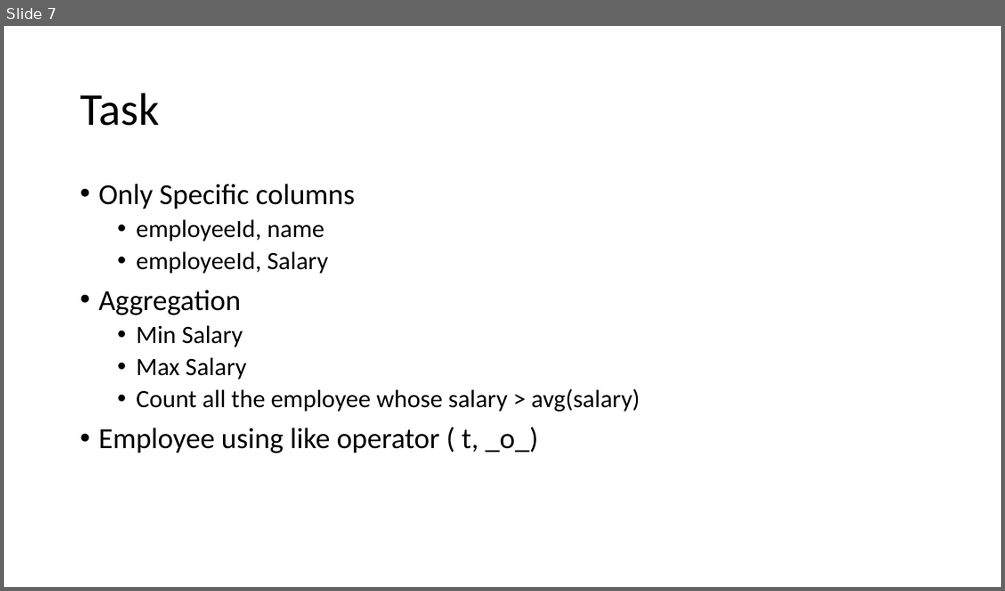
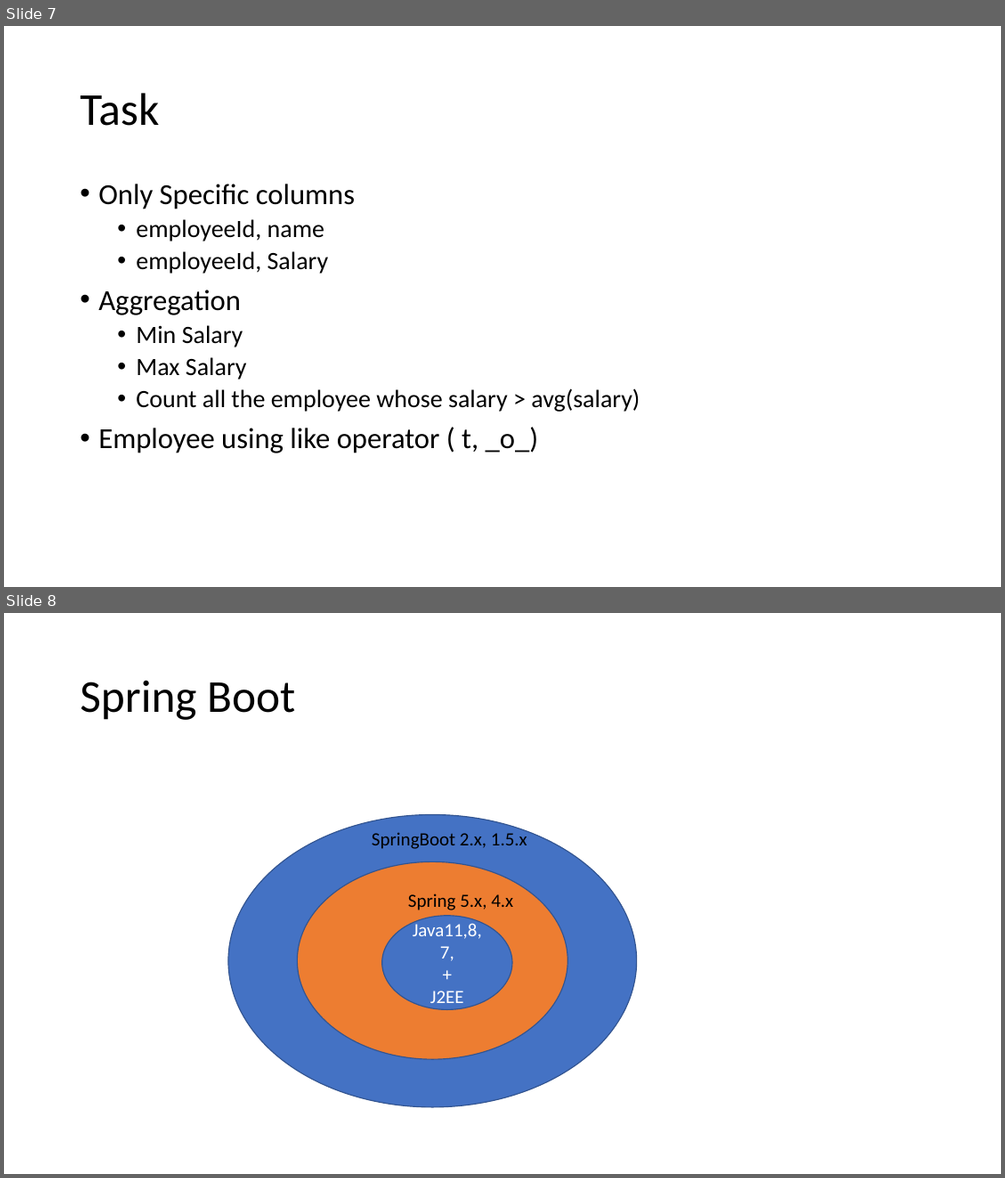
Before and after one commit to priyangm/pod_trg, a slide deck: FinishingSchool-June.pptx. Shown one above the other, each under a label of ours: slide 7 before the commit, slides 7 and 8 after it. The pictures are 1005x591 and 1005x1178 pixels, drawn with LibreOffice and Linux fonts; fonts in the diff are those of the drawing. Boxes give left, top, right and bottom in pixels: in the first picture for what was removed or moved away, otherwise in the second. Text is boxed around its words. In the diff, an @@ line names an element or a change of style, - is before the commit and + after.

```diff
--- a/FinishingSchool-June.pptx
+++ b/FinishingSchool-June.pptx
@@ slide 8 added at bbox=[4, 613, 1001, 1174], background #FFFFFF @@
@@ title added at bbox=[80, 680, 295, 720], 44 pt, text #000000 @@
+Spring Boot
@@ ellipse added at bbox=[228, 815, 637, 1107], fill #4472C4, outline #325491 1 pt @@
@@ text added at bbox=[372, 829, 527, 849], 18 pt, text #000000 @@
+SpringBoot 2.x, 1.5.x
@@ ellipse added at bbox=[297, 862, 568, 1060], fill #ED7D31, outline #325491 1 pt @@
@@ text added at bbox=[408, 893, 513, 910], 18 pt, text #000000 @@
+Spring 5.x, 4.x
@@ ellipse added at bbox=[382, 915, 512, 1009], fill #4472C4, outline #325491 1 pt, 18 pt, text #FFFFFF @@
+Java11,8, 7,
++
+J2EE
```
Also in this commit, not shown: 5 other slides added.
